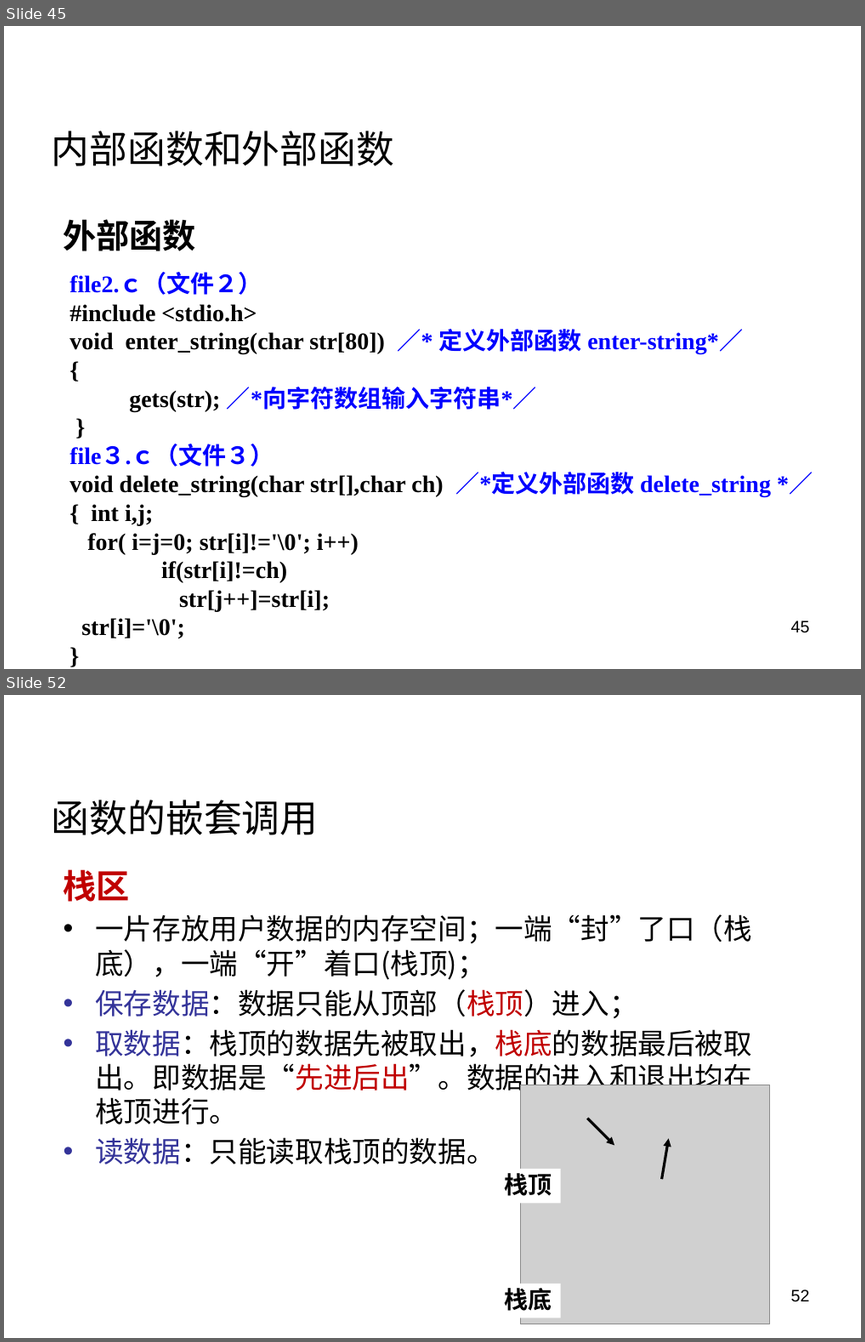
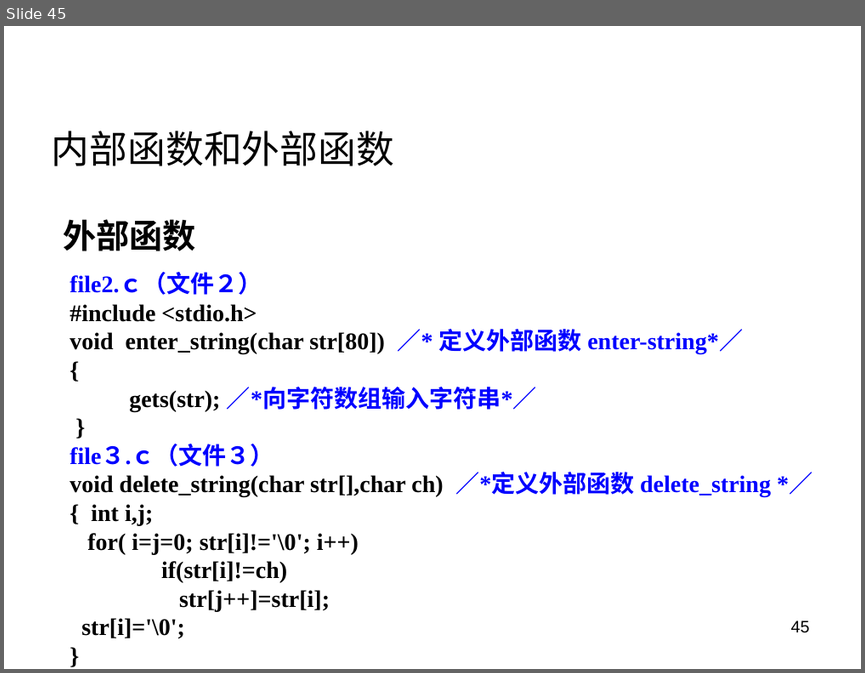
Before and after one commit to rshouc/Advanced-Programming-2018-Autumn, a slide deck: Slides/10 函数（2）.pptx. Shown one above the other, each under a label of ours: slides 45 and 52 before the commit, slide 45 after it; the slides between them are not shown. The pictures are 865x1342 and 865x673 pixels, drawn with LibreOffice and Linux fonts; fonts in the diff are those of the drawing; grey boxes stand for pictures; background and template pictures are left out. Boxes give left, top, right and bottom in pixels: in the first picture for what was removed or moved away, otherwise in the second. Text is boxed around its words. In the diff, an @@ line names an element or a change of style, - is before the commit and + after.

```diff
--- a/Slides/10 函数（2）.pptx
+++ b/Slides/10 函数（2）.pptx
@@ slide 52 removed at [4, 695, 861, 1338], background picture (left out) @@
@@ text removed at [324, 705, 712, 755] @@
-高级语言程序设计—函数
@@ text removed at [52, 800, 318, 835] @@
-函数的嵌套调用
@@ text removed at [64, 869, 752, 1164] @@
-栈区
-• 一片存放用户数据的内存空间；一端“封”了口（栈底），一端“开”着口(栈顶)；
-• 保存数据：数据只能从顶部（栈顶）进入；
-• 取数据：栈顶的数据先被取出，栈底的数据最后被取出。即数据是“先进后出”。数据的进入和退出均在栈顶进行。
-• 读数据：只能读取栈顶的数据。
@@ picture removed at [520, 1084, 769, 1323] @@
@@ arrow removed from (587, 1118) to (614, 1145) @@
@@ arrow removed from (662, 1179) to (668, 1138) @@
@@ rectangle removed at [466, 1168, 560, 1203] @@
-栈顶
@@ rectangle removed at [466, 1282, 560, 1317] @@
-栈底
@@ page number removed at [791, 1289, 810, 1302] @@
-52
```
Also in this commit, not shown: 21 other slides removed, 2 other files.
